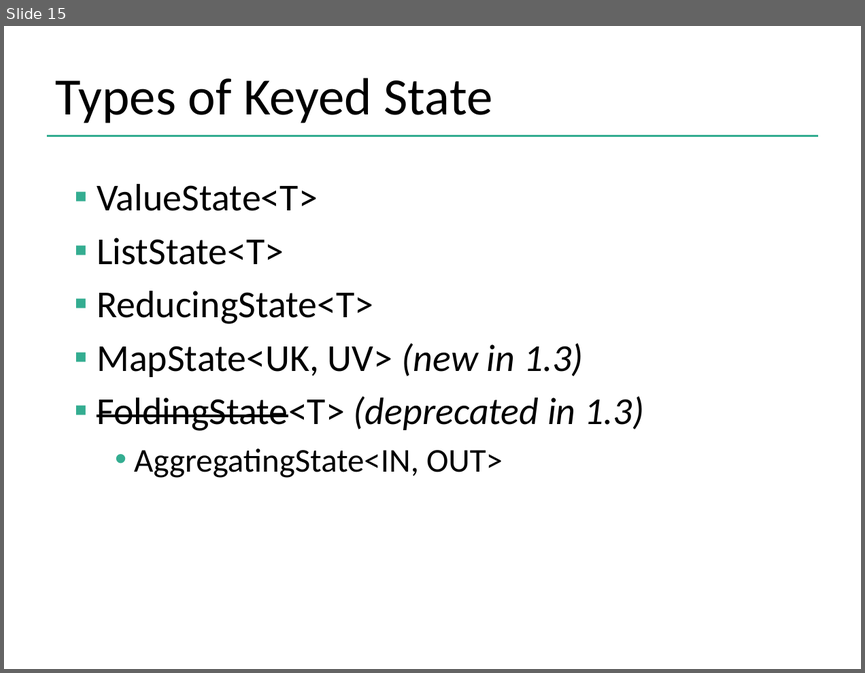
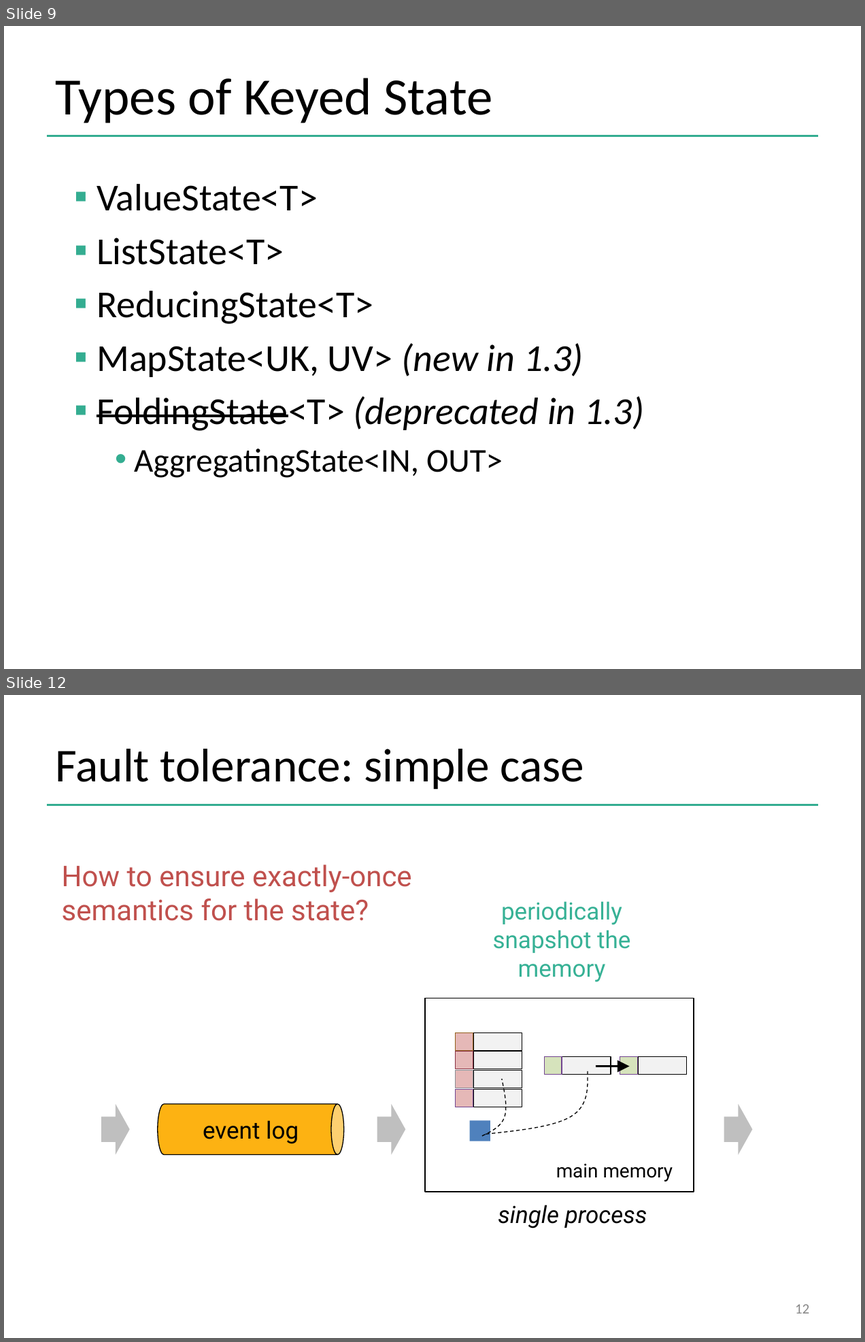
Before and after one commit to dataArtisans/flink-training-web, a slide deck: slides/flink_stream_statefulOps.pptx. Shown one above the other, each under a label of ours: slide 15 before the commit, slides 9 and 12 after it; the slides between them are not shown. The pictures are 865x673 and 865x1342 pixels, drawn with LibreOffice and Linux fonts; fonts in the diff are those of the drawing; background and template pictures are left out. Boxes give left, top, right and bottom in pixels: in the first picture for what was removed or moved away, otherwise in the second. Text is boxed around its words. In the diff, an @@ line names an element or a change of style, - is before the commit and + after.

```diff
--- a/slides/flink_stream_statefulOps.pptx
+++ b/slides/flink_stream_statefulOps.pptx
@@ slide 12 added at (4, 695, 861, 1338), background #FFFFFF; not listed: 1 template element that a slide beside it also shows @@
@@ title added at (56, 749, 584, 790), 39.6 pt, text #000000 @@
+Fault tolerance: simple case
@@ text added at (62, 864, 412, 921), 24 pt, text #C0504D @@
+How to ensure exactly-once semantics for the state?
@@ text added at (493, 901, 630, 982), 20 pt, text #36B195 @@
+periodically snapshot the memory
@@ freeform shape added at (482, 1079, 506, 1136), outline #000000 0.75 pt dashed @@
@@ freeform shape added at (485, 1070, 587, 1134), outline #000000 0.75 pt dashed @@
@@ group added at (425, 998, 693, 1192): 13 rectangles, 1 arrow @@
@@ right arrow added at (102, 1104, 130, 1154), fill #BFBFBF @@
@@ cylinder added at (158, 1104, 343, 1154), fill #FDB212, outline #000000 0.75 pt @@
@@ text added at (203, 1120, 298, 1144), 20 pt, text #000000 @@
+event log
@@ right arrow added at (377, 1104, 405, 1154), fill #BFBFBF @@
@@ rectangle added at (469, 1120, 490, 1140), fill #4F81BD @@
@@ right arrow added at (723, 1104, 752, 1154), fill #BFBFBF @@
@@ text added at (556, 1164, 673, 1181), 16 pt, text #000000 @@
+main memory
@@ text added at (498, 1204, 647, 1228), 20 pt, text #000000, italic @@
+single process
@@ page number added at (795, 1304, 809, 1313), 12 pt, text #888888 @@
+12
@@ what was slide 15 is now slide 9 @@
```
Also in this commit, not shown: 4 slides changed, 16 other slides added, 1 slide removed, 6 other files.
